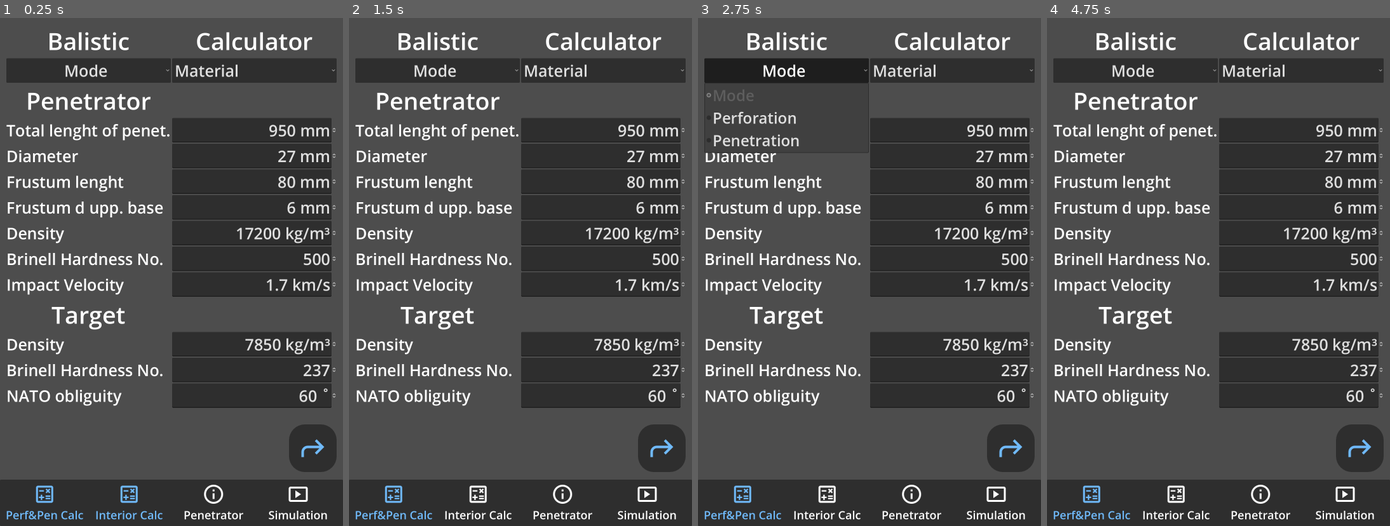
Above: before the commit, frames 1-4 (left to right).
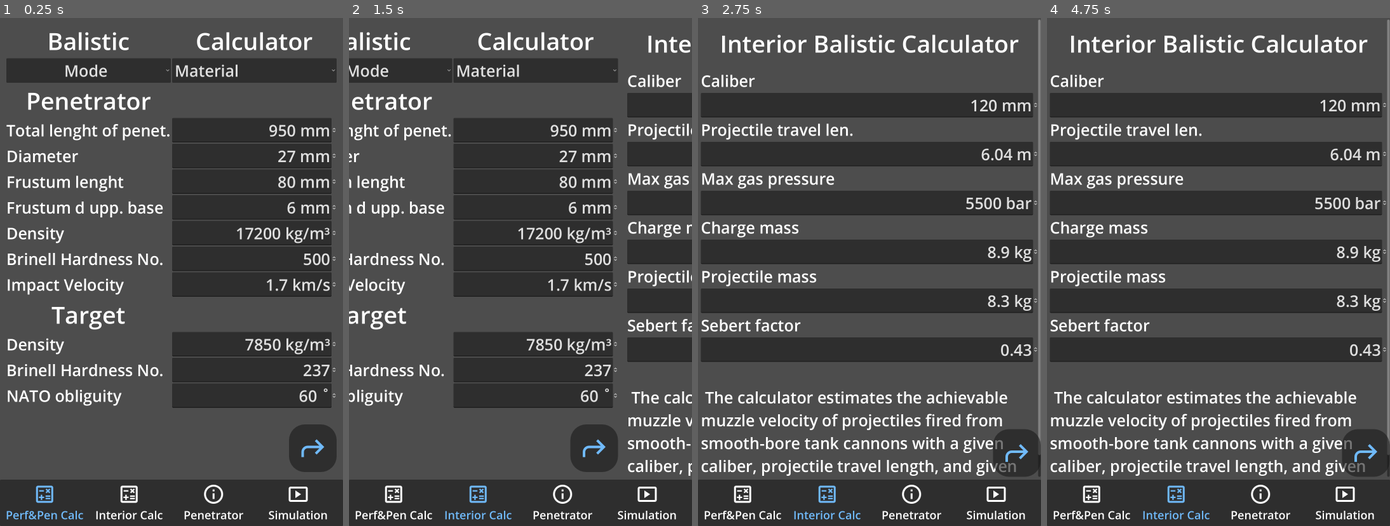
Above: after the commit, the same moments.

Repository: Honzapkcz/bal-calc
Game: Godot game, scene res://control.tscn
Same seed, same stepped clock (60 frames per second), same inputs: the game is played once before the commit and once after it. Video files are missing from this copy of the repository; at most half a second of black plays in their place.
Inputs (mouse positions are in pixels of both pictures, inside the frame that each line leads up to; where the layout moved, square brackets give the same spot in the first picture):
- Up to frame 1 (0.25 s): no input
- Up to frame 2 (1.5 s): click (393, 500) at 0.5 s; click (479, 500) at 1.25 s
- Up to frame 3 (2.75 s): click (787, 68) at 2 s, where only the run before the commit has a clickable "Mode"
- Up to frame 4 (4.75 s): click (1365, 454) [1359, 449] at 2.75 s; click (1300, 68) at 3.5 s, where only the run before the commit has a clickable "Material"; click "Copy" at 4.25 s

The runs differ from the first frame. In frame 1, 0.3% of the frame differs, in the area x 27-48%, y 92-99%; in frame 2, 31%; in frame 3, 44%; in frame 4, 46%, in the area x 0-100%, y 0-99%.

Commit message:
Interior BalCalc in now accessible in main menu.

Diff:
--- a/control.tscn
+++ b/control.tscn
@@ -1,10 +1,11 @@
-[gd_scene load_steps=9 format=3 uid="uid://dus4nbsmcta4"]
+[gd_scene load_steps=10 format=3 uid="uid://dus4nbsmcta4"]
 
 [ext_resource type="Theme" uid="uid://2twidl4uadyr" path="res://styl.tres" id="1_0bviy"]
 [ext_resource type="PackedScene" uid="uid://b3wh7n6q1hhl3" path="res://penetration.tscn" id="1_m1v6t"]
 [ext_resource type="Script" path="res://menu.gd" id="2_7odh4"]
 [ext_resource type="PackedScene" uid="uid://dlychm8keu0to" path="res://penetration_image.tscn" id="3_c0atj"]
 [ext_resource type="Texture2D" uid="uid://bp181sgr46kqc" path="res://calculate.svg" id="4_23jl1"]
+[ext_resource type="PackedScene" uid="uid://drecrmo61gfk2" path="res://interior.tscn" id="4_s1dn4"]
 [ext_resource type="Texture2D" uid="uid://b2sfs3b76sycs" path="res://info.svg" id="5_5in4i"]
 [ext_resource type="PackedScene" uid="uid://dqr6pnb7hblxq" path="res://simulation.tscn" id="5_tw2nw"]
 [ext_resource type="Texture2D" uid="uid://b1rwov6cio8y5" path="res://video_settings.svg" id="8_oiuo2"]
@@ -47,9 +48,10 @@
 custom_minimum_size = Vector2(1080, 0)
 layout_mode = 2
 
-[node name="Performace2" parent="VBox/Scroll/HBox" instance=ExtResource("1_m1v6t")]
-custom_minimum_size = Vector2(1080, 0)
-layout_mode = 2
+[node name="Interior" parent="VBox/Scroll/HBox" instance=ExtResource("4_s1dn4")]
+custom_minimum_size = Vector2(1080, 0)
+layout_mode = 2
+size_flags_horizontal = 3
 
 [node name="Penetrator" parent="VBox/Scroll/HBox" instance=ExtResource("3_c0atj")]
 custom_minimum_size = Vector2(1080, 0)
@@ -112,7 +114,6 @@
 horizontal_alignment = 1
 
 [node name="Interior" type="Button" parent="VBox/Panel/Margin/HBox"]
-modulate = Color(0.439216, 0.729412, 0.980392, 1)
 layout_mode = 2
 size_flags_horizontal = 3
 flat = true
@@ -200,6 +201,6 @@
 horizontal_alignment = 1
 
 [connection signal="pressed" from="VBox/Panel/Margin/HBox/Performace" to="." method="on_menu_pressed" binds= ["Performace"]]
-[connection signal="pressed" from="VBox/Panel/Margin/HBox/Interior" to="." method="on_menu_pressed" binds= ["Performace"]]
+[connection signal="pressed" from="VBox/Panel/Margin/HBox/Interior" to="." method="on_menu_pressed" binds= ["Interior"]]
 [connection signal="pressed" from="VBox/Panel/Margin/HBox/Penetrator" to="." method="on_menu_pressed" binds= ["Penetrator"]]
 [connection signal="pressed" from="VBox/Panel/Margin/HBox/Simulation" to="." method="on_menu_pressed" binds= ["Simulation"]]
